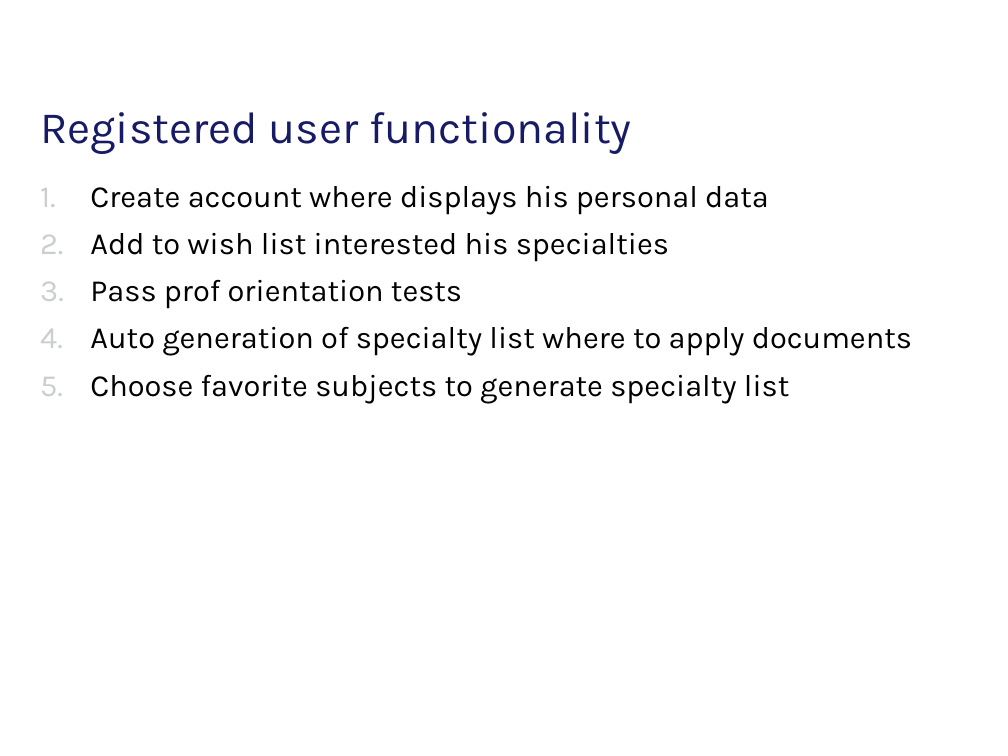
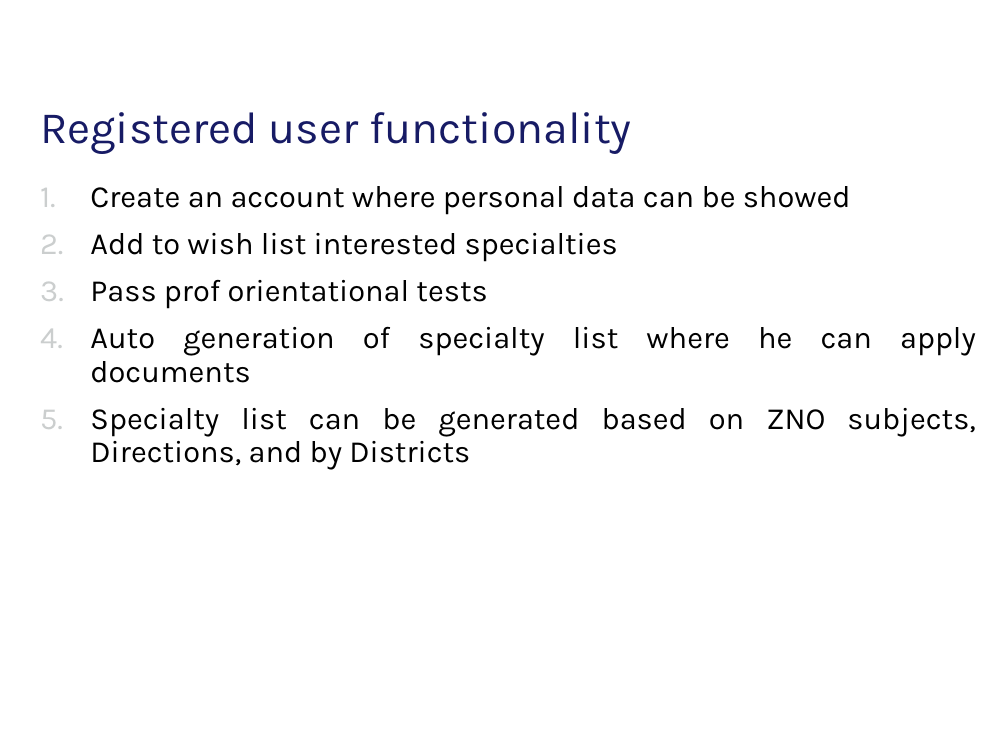
Before and after one commit to tarasiscom/Lv-273, a slide deck: slide 6 of prototypes/EPA.pptx. Drawn at 1008x756 pixels with LibreOffice and Linux fonts; fonts in the diff are those of the drawing; background and template pictures are left out. Boxes give left, top, right and bottom in pixels: in the first picture for what was removed or moved away, otherwise in the second. Text is boxed around its words. In the diff, an @@ line names an element or a change of style, - is before the commit and + after.

```diff
--- a/prototypes/EPA.pptx
+++ b/prototypes/EPA.pptx
@@ text at (x1=90, y1=186, x2=976, y2=470): text changed @@
-1. Create account where displays his personal data
-2. Add to wish list interested his specialties
-3. Pass prof orientation tests
-4. Auto generation of specialty list where to apply documents
-5. Choose favorite subjects to generate specialty list
+1. Create an account where personal data can be showed
+2. Add to wish list interested specialties
+3. Pass prof orientational tests
+4. Auto generation of specialty list where he can apply documents
+5. Specialty list can be generated based on ZNO subjects, Directions, and by Districts
```
Also in this commit, not shown: 3 other slides changed.
